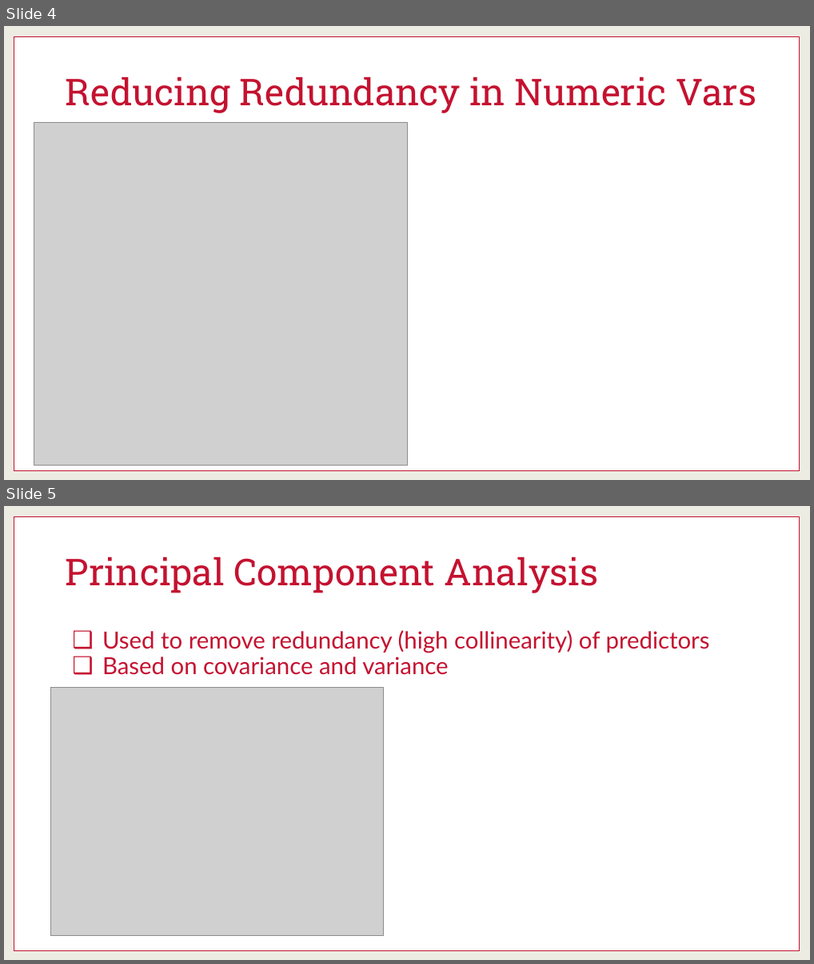
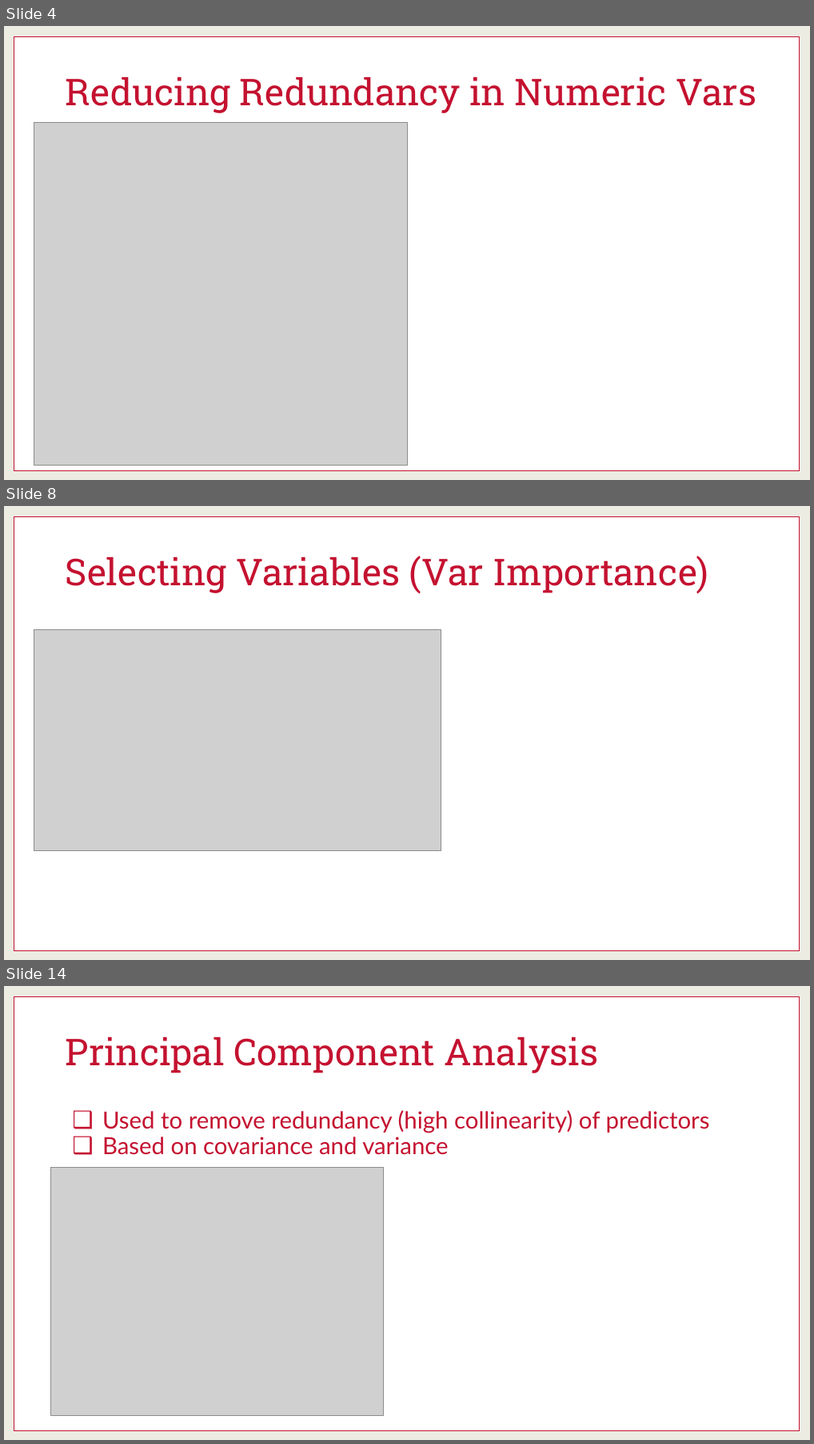
Before and after one commit to martinwg/ISA591, a slide deck: PPT/Module 3 - Reducing Dimensions Numeric Vars.pptx. Shown one above the other, each under a label of ours: slides 4 and 5 before the commit, slides 4, 8 and 14 after it; the slides between them are not shown. The pictures are 814x964 and 814x1444 pixels, drawn with LibreOffice and Linux fonts; fonts in the diff are those of the drawing; grey boxes stand for pictures. Boxes give left, top, right and bottom in pixels: in the first picture for what was removed or moved away, otherwise in the second. Text is boxed around its words. In the diff, an @@ line names an element or a change of style, - is before the commit and + after.

```diff
--- a/PPT/Module 3 - Reducing Dimensions Numeric Vars.pptx
+++ b/PPT/Module 3 - Reducing Dimensions Numeric Vars.pptx
@@ slide 8 added at [4, 506, 810, 960], background #EDECE2; not listed: 1 template element that a slide beside it also shows @@
@@ title added at [66, 556, 709, 594], 44 pt, text #C41230 @@
+Selecting Variables (Var Importance)
@@ picture added at [34, 630, 442, 850] @@
@@ what was slide 5 is now slide 14 @@
```
Also in this commit, not shown: 2 slides changed, 6 other slides added.
